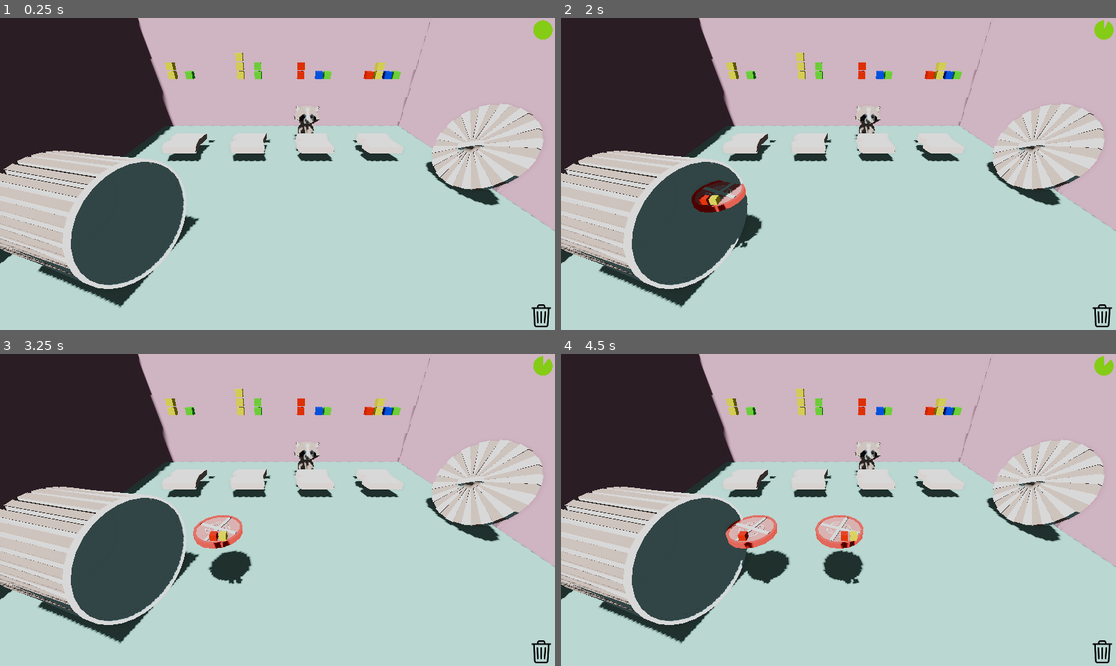
Above: before the commit, frames 1-4 (two rows, left to right).
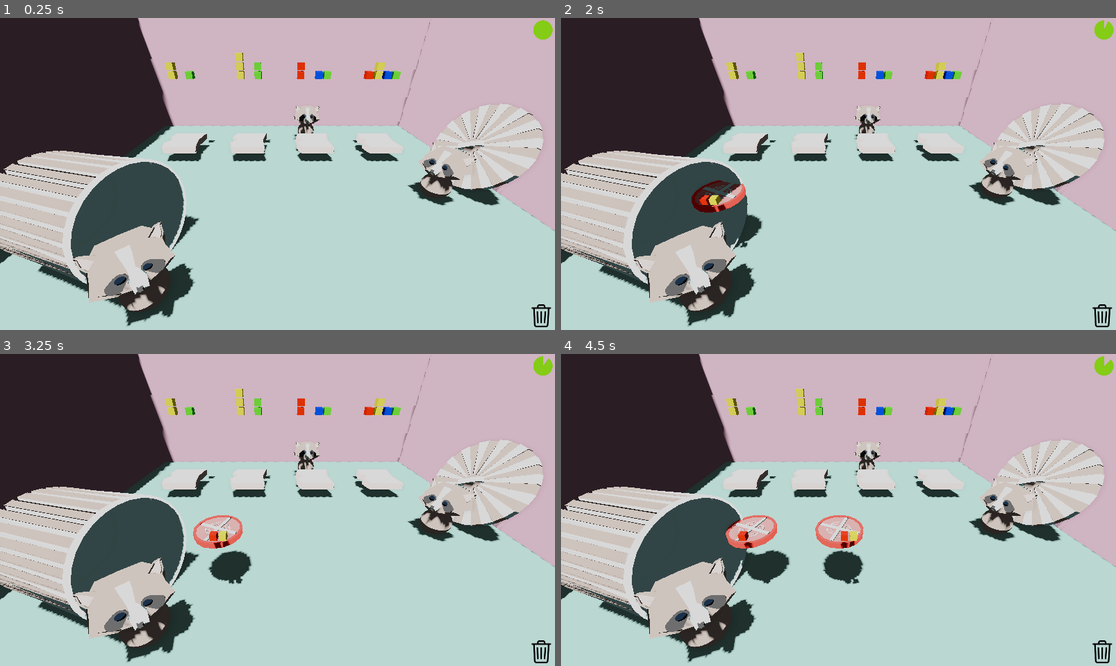
Above: after the commit, the same moments.

Repository: gabrield67/Sandwich-Shop
Game: Godot game, scene res://scenes/game.tscn
The game is run twice, just before and just after one commit, with the same random seed, the same clock (stepped at 60 frames per second) and the same inputs.
Inputs (mouse positions are in pixels of both pictures, inside the frame that each line leads up to):
- Up to frame 1 (0.25 s): no input
- Up to frame 2 (2 s): tap Enter at 0.5 s; move the mouse to (960, 158) at 0.52 s; click (960, 158) at 0.67 s; tap Space at 1.25 s; move the mouse to (727, 189) at 1.27 s; click (727, 189) at 1.42 s
- Up to frame 3 (3.25 s): move the mouse to (333, 441) at 2.02 s; click (333, 441) at 2.17 s; move the mouse to (249, 572) at 2.77 s; click (249, 572) at 2.92 s
- Up to frame 4 (4.5 s): move the mouse to (1005, 556) at 3.52 s; click (1005, 556) at 3.67 s; move the mouse to (672, 463) at 4.27 s; click (672, 463) at 4.42 s

The runs differ from the first frame. In frame 1, 4.7% of the frame differs, in the area x 13-86%, y 39-99%; in frame 2, 4.7%; in frame 3, 4.7%; in frame 4, 4.7%.

Commit message:
raccoons for scale

Diff:
--- a/scenes/game.tscn
+++ b/scenes/game.tscn
@@ -120,3 +120,9 @@
 
 [node name="WholeRaccoonModel" parent="." unique_id=1874828909 instance=ExtResource("12_dinhu")]
 transform = Transform3D(1, 0, 0, 0, 1, 0, 0, 0, 1, 2.6593013, 2.6005845, -5.924519)
+
+[node name="WholeRaccoonModel2" parent="." unique_id=331384372 instance=ExtResource("12_dinhu")]
+transform = Transform3D(0.44619778, 0, -0.89493436, 0, 1, 0, 0.89493436, 0, 0.44619778, 8.984, 2.601, 3.135)
+
+[node name="WholeRaccoonModel3" parent="." unique_id=1240709033 instance=ExtResource("12_dinhu")]
+transform = Transform3D(0.7547096, 0, 0.656059, 0, 1, 0, -0.656059, 0, 0.7547096, -4.331, 2.601, 9.135)
